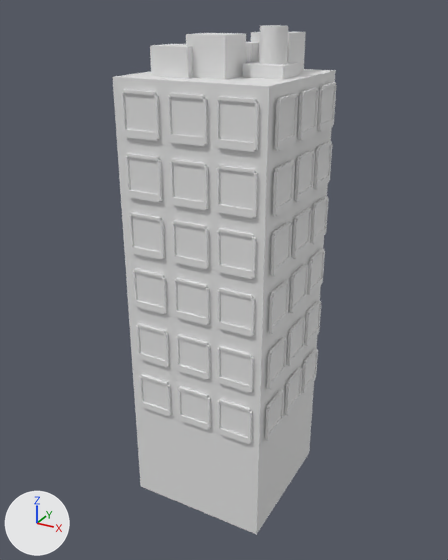
Two versions of the Blender file Assets/Models Dev/Building2.blend, one commit apart.
Rendered twice from a 50 mm camera at (3.77, -7.0, 6.77) aimed at (-0.06, -0.03, 3.29). Every picture has the same lights, and +X, +Y and +Z are marked at lower left.
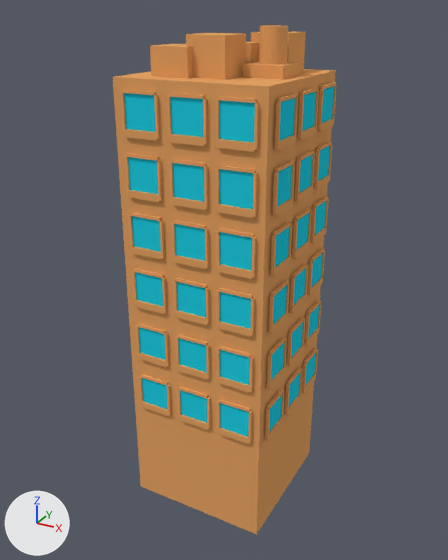
Commit message: coloured the buildings

What changed in the scene script:
```text
Add mat_material_002:
    mat_material_002 = diffuse_material('Material.002')
    mat_material_002.base_color = (0.0162, 0.632, 0.8)  # cyan #22d0e7
Add mat_material_001:
    mat_material_001 = diffuse_material('Material.001')
    mat_material_001.base_color = (0.8, 0.376, 0.131)  # orange #e7a565
Change me_cube_001:
    where me_cube_001.from_pydata(...)  # 3024 vertices, 3118 faces; spans x -1.04..1.07, y -1.04..1.03, z -1.0..1.18
    used by ob_cube; location = (0.0, 0.0, 3.0); scale = (1.0, 1.0, 3.03)
    me_cube_001 part 1: 3046 of the faces centred in x -1.04..1.07, y -1.04..1.03, z -1.0..1.18 switch from no material to mat_material_001 (orange #e7a565)
    me_cube_001 part 2: 24 of the faces centred in x 0.01..1.05, y 0.01..1.01, z -0.4..0.86 switch from no material to mat_material_002 (cyan #22d0e7)
    me_cube_001 part 3: 18 of the faces centred in x -1.02..-0.62, y -1.02..-0.02, z -0.4..0.86 switch from no material to mat_material_002 (cyan #22d0e7)
    me_cube_001 part 4: 18 of the faces centred in x 0.02..1.05, y -1.02..-0.63, z -0.4..0.86 switch from no material to mat_material_002 (cyan #22d0e7)
```

Changed parts and their boxes (x1, y1, x2, y2) in the pictures (448 x 560 px):
part 1 of me_cube_001, recoloured (grey to orange)
    both: (113, 25, 337, 535)
part 2 of me_cube_001, recoloured (grey to cyan)
    both: (288, 86, 334, 407)
part 3 of me_cube_001, recoloured (grey to cyan)
    both: (124, 93, 168, 410)
part 4 of me_cube_001, recoloured (grey to cyan)
    both: (170, 97, 295, 437)
